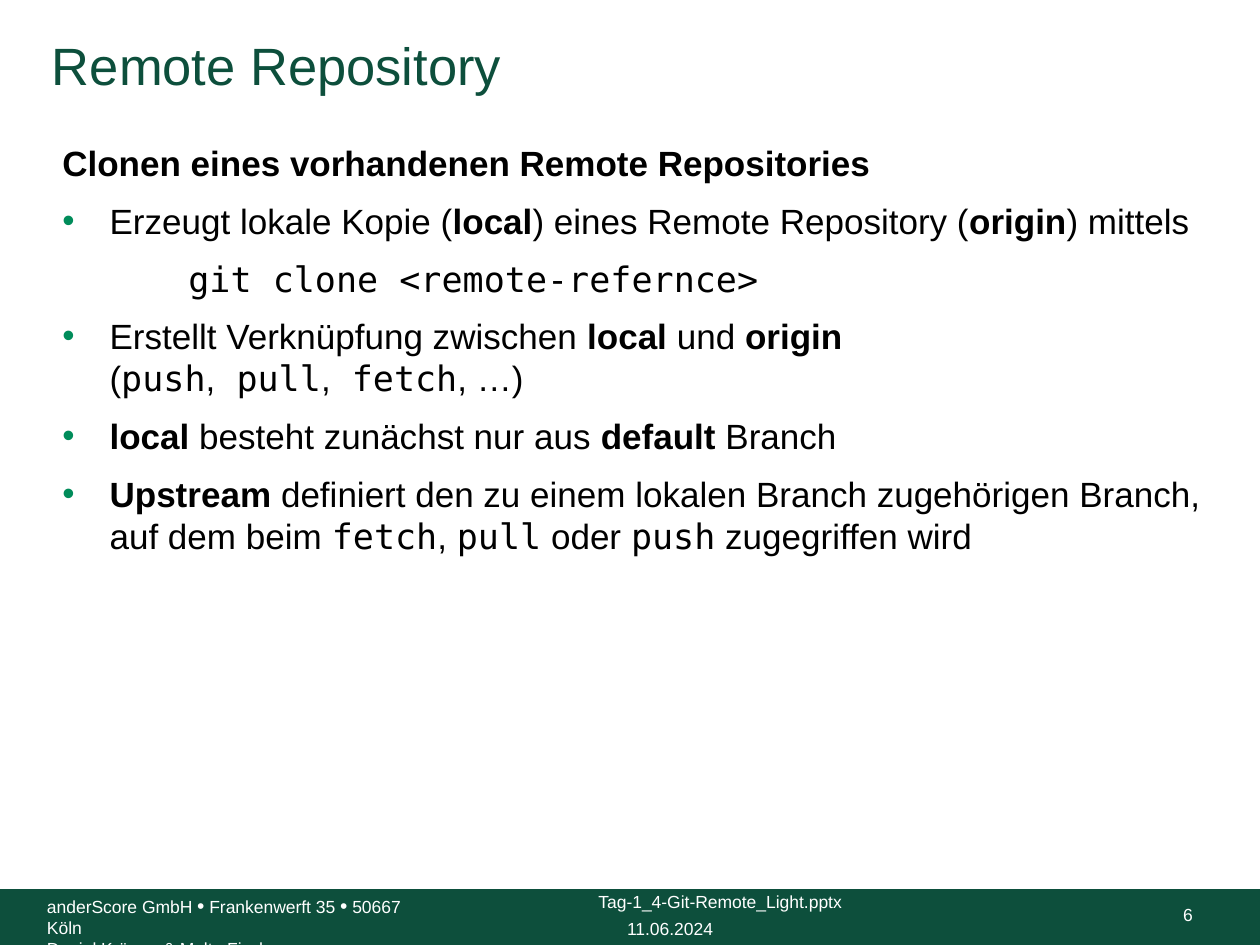
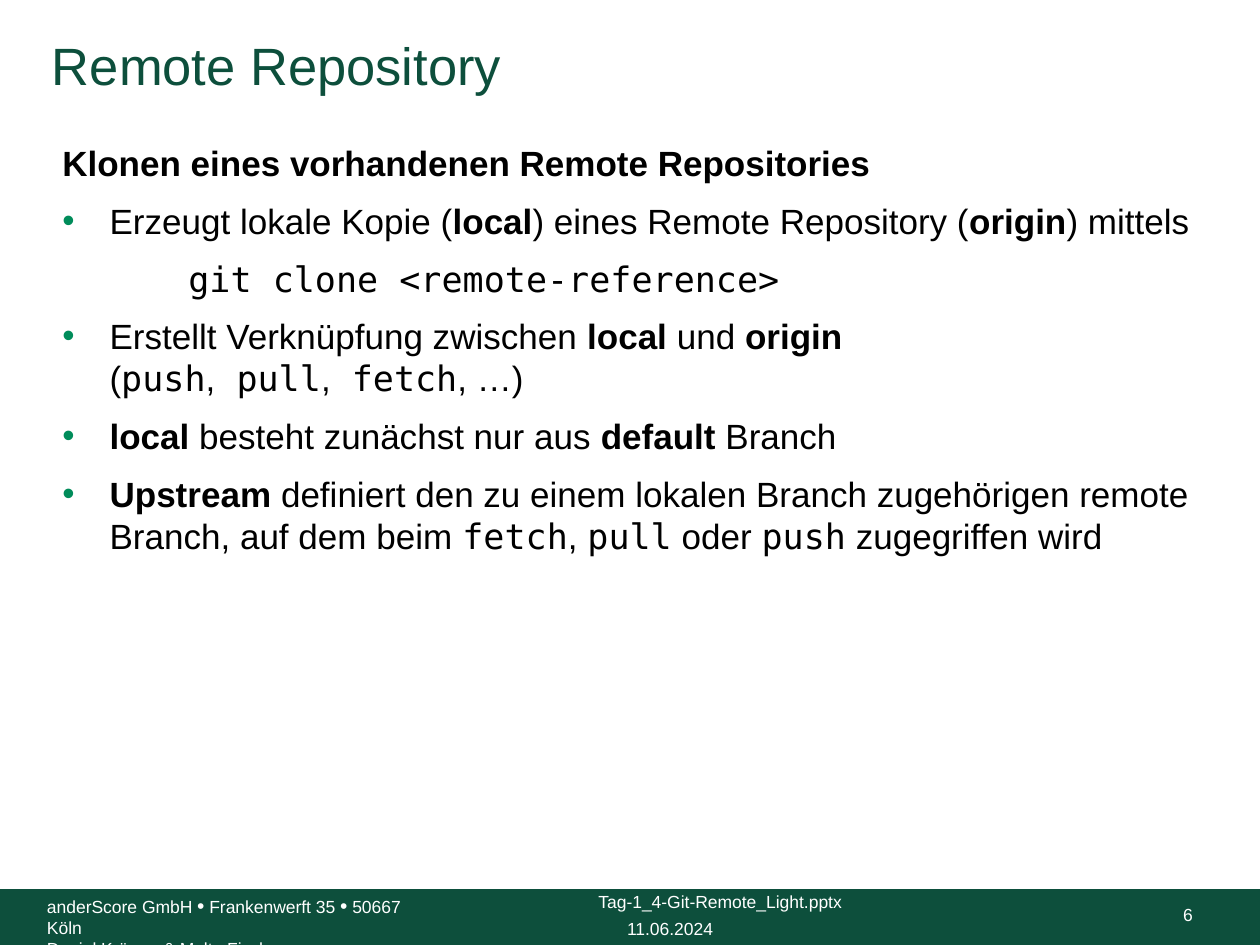
Before and after one commit to anderscore-gmbh/gitlab, a slide deck: slide 6 of slides/Tag-1_4-Git-Remote_Light.pptx. Drawn at 1260x945 pixels with LibreOffice and Linux fonts; fonts in the diff are those of the drawing; background and template pictures are left out. Boxes give left, top, right and bottom in pixels: in the first picture for what was removed or moved away, otherwise in the second. Text is boxed around its words. In the diff, an @@ line names an element or a change of style, - is before the commit and + after.

```diff
--- a/slides/Tag-1_4-Git-Remote_Light.pptx
+++ b/slides/Tag-1_4-Git-Remote_Light.pptx
@@ text at [62, 150, 870, 183]: text changed @@
-Clonen eines vorhandenen Remote Repositories
+Klonen eines vorhandenen Remote Repositories
@@ text at [188, 265, 779, 300]: text changed @@
-git clone <remote-refernce>
+git clone <remote-reference>
@@ text at [110, 481, 1188, 557]: text changed @@
-• Upstream definiert den zu einem lokalen Branch zugehörigen Branch, auf dem beim fetch, pull oder push zugegriffen wird
+• Upstream definiert den zu einem lokalen Branch zugehörigen remote Branch, auf dem beim fetch, pull oder push zugegriffen wird
```
Also in this commit, not shown: 9 other slides changed, 1 slide added, 5 other files.
